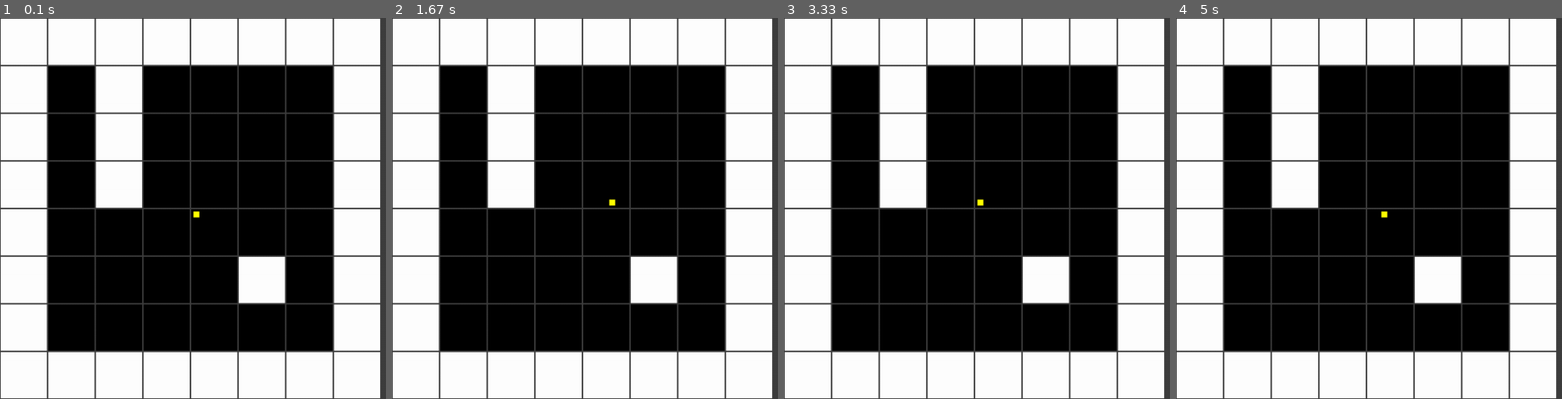
Above: before the commit, frames 1-4 (left to right).
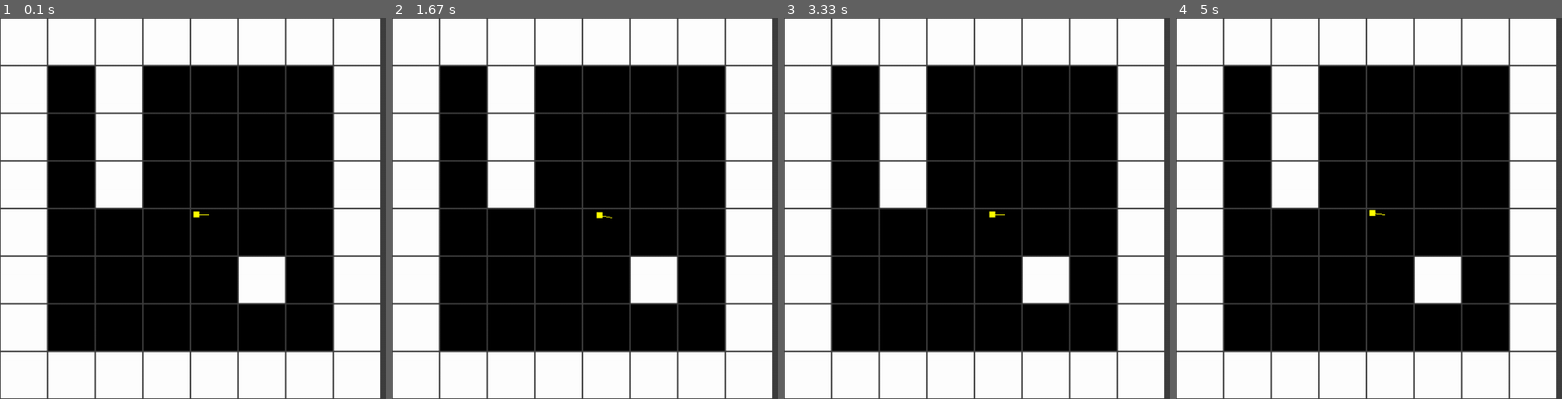
Above: after the commit, the same moments.

Repository: LarsonAustin/Python-Projects
Game: pygame game, started from Pygame/doom/main.py
Two runs of this game, one before a commit and one after it. Both use one fixed random seed, a clock stepped at 60 frames per second and the inputs below.
Inputs:
- Up to frame 1 (0.1 s): no input
- Up to frame 2 (1.67 s): hold D 0.33-0.8 s; hold W 0.83-1.13 s; hold D 1.17-1.63 s
- Up to frame 3 (3.33 s): hold A 1.67-2.2 s; hold S 2.23-2.53 s; hold A 2.57-2.97 s; hold W from 3 s (still down)
- Up to frame 4 (5 s): release W at 3.37 s; hold D 3.4-4.03 s; hold S 4.07-4.43 s; hold A 4.47-4.93 s; hold D from 4.97 s (still down)

The runs differ from the first frame. In frame 1, less than 0.1% of the frame differs, in the area x 51-55%, y 51-52%; in frame 2, less than 0.1%, in the area x 52-58%, y 47-53%; in frame 3, less than 0.1%; in frame 4, less than 0.1%.

Commit message:
better player controller

Diff:
--- a/Pygame/doom/game.py
+++ b/Pygame/doom/game.py
@@ -3,7 +3,7 @@
 from player import Player
 from colors import *
 
-MOVE_SPEED = 16
+
 
 class Game:
     def __init__(self, width, height, map: Map, player: Player, max_framerate=30):
@@ -23,13 +23,13 @@
 
             if event.type == pygame.KEYDOWN:
                 if event.key == pygame.K_w:
-                    self.player.move(pygame.Vector2(0, -1) * MOVE_SPEED)
+                    self.player.move("forward")
                 if event.key == pygame.K_a:
-                    self.player.move(pygame.Vector2(-1, 0) * MOVE_SPEED)
+                    self.player.rotate("left")
                 if event.key == pygame.K_s:
-                    self.player.move(pygame.Vector2(0, 1) * MOVE_SPEED)
+                    self.player.move("backward")
                 if event.key == pygame.K_d:
-                    self.player.move(pygame.Vector2(1, 0) * MOVE_SPEED)
+                    self.player.rotate("right")
 
 
     def update_display(self):
--- a/Pygame/doom/player.py
+++ b/Pygame/doom/player.py
@@ -1,7 +1,13 @@
 import pygame
+import math
 from colors import *
 
+
 SCALE = 8
+MOVE_SPEED = 16
+ROTATION_SPEED = 0.1
+POINTER_LENGTH = 16
+
 
 class Player():
     def __init__(self, position: pygame.Vector2, angle=0):
@@ -9,10 +15,30 @@
         self.angle = angle
 
 
-    def move(self, vector):
-        self.position += vector
+    def angle_vector(self):
+        return pygame.Vector2(math.cos(self.angle), math.sin(self.angle))
+
+    def move(self, direction):
+        vector = self.angle_vector() * MOVE_SPEED
+        if direction == "forward":
+            self.position += vector
+        if direction == "backward":
+            self.position -= vector
+
+    def rotate(self, direction):
+        if direction == "right":
+            self.angle += ROTATION_SPEED
+        if direction == "left":
+            self.angle -= ROTATION_SPEED
+        self.angle = self.angle % math.tau
 
     def draw(self, surface):
+        pygame.draw.line(
+            surface,
+            YELLOW,
+            self.position,
+            (self.angle_vector() * POINTER_LENGTH) + self.position
+        )
         pygame.draw.rect(
             surface,
             YELLOW,
